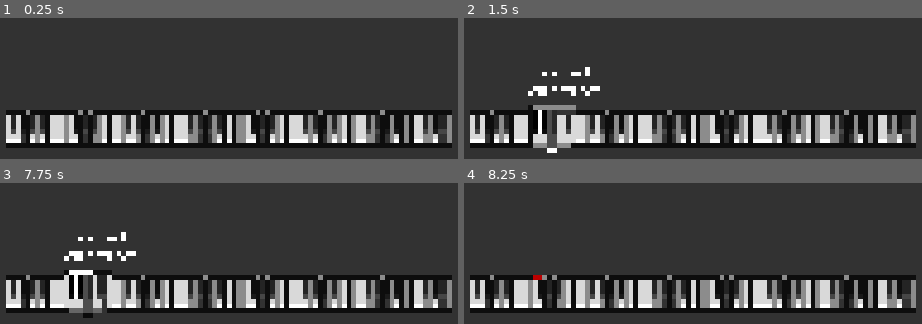
Above: before the commit, frames 1-4 (two rows, left to right).
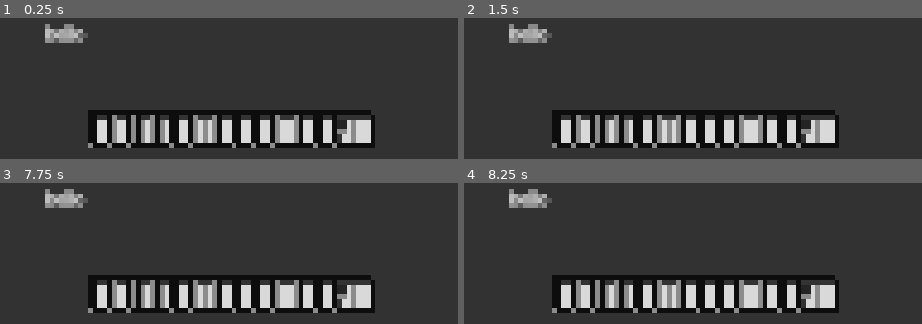
Above: after the commit, the same moments.

Repository: TobyD02/piano-roguelike
Game: Godot game, scene res://Scenes/TestLevels/test_level.tscn
Same seed, same stepped clock (60 frames per second), same inputs: the game is played once before the commit and once after it.
Inputs (mouse positions are in pixels of both pictures, inside the frame that each line leads up to):
- Up to frame 1 (0.25 s): no input
- Up to frame 2 (1.5 s): tap Enter at 0.5 s; move the mouse to (876, 63) at 0.52 s; click (876, 63) at 0.6 s; tap Space at 1.25 s; move the mouse to (537, 108) at 1.27 s; click (537, 108) at 1.35 s
- Up to frame 3 (7.75 s): tap Enter at 2, 3.5 s; move the mouse to (outside the picture) at 2.02 s; click (outside the picture) at 2.1 s; tap Space at 2.75, 4.25 s; move the mouse to (outside the picture) at 2.77 s; click (outside the picture) at 2.85 s; move the mouse to (outside the picture) at 3.52 s; click (outside the picture) at 3.6 s; move the mouse to (outside the picture) at 4.27 s; click (outside the picture) at 4.35 s; move the mouse to (274, 250) at 5.02 s; click (274, 250) at 5.1 s; move the mouse to (outside the picture) at 5.77 s; click (outside the picture) at 5.85 s; move the mouse to (412, 228) at 6.52 s; click (412, 228) at 6.6 s; move the mouse to (73, 273) at 7.27 s; click (73, 273) at 7.35 s
- Up to frame 4 (8.25 s): move the mouse to (outside the picture) at 8.02 s; click (outside the picture) at 8.1 s

The runs differ from the first frame. In frame 1, 16% of the frame differs, in the area x 1-99%, y 4-93%; in frame 2, 18%; in frame 3, 18%, in the area x 1-99%, y 4-96%; in frame 4, 16%.

Commit message:
refactored some things, added card selection and hand sorting, updated README.md

Diff:
--- a/Scenes/Card/card.gd
+++ b/Scenes/Card/card.gd
@@ -1,8 +1,16 @@
 class_name Card extends Control
+
+const CARD_SELECTED_SIGNAL: String = "card_selected_signal"
+signal card_selected_signal(card: Card)
 
 @export var card_note_controller: CardNoteController
 @export var card_info_panel: CardInfoPanel
 @export var card_selector: Container
+
+var default_scale: Vector2 = Vector2.ONE
+var is_hovered: bool = false
+var is_selected: bool = false
+var default_z_index: int
 
 func _ready():
 	# Example of setting cmaj7 chord
@@ -23,6 +31,10 @@
 	card_selector.connect("mouse_entered", _on_mouse_entered)
 	card_selector.connect("mouse_exited", _on_mouse_exited)
 
+func _process(delta: float) -> void:
+	if is_hovered and Input.is_action_just_pressed("select"):
+		emit_signal(CARD_SELECTED_SIGNAL, self)
+
 func _setup_base_card():
 	var notes = Note.NoteEnum.values()
 	card_note_controller.set_notes_pressed([])
@@ -34,9 +46,10 @@
 
 	 #Select 3 notes (spaced) and then potentially add extensions?
 
-	for i in 4:
-		var pressed_note: Note.NoteEnum = notes[randi_range(0, len(notes) - 1)]
-		set_card_note(pressed_note, true)
+	#for i in 2:
+		#if i == 1 or randi_range(0, 10) > 0.5:
+	var pressed_note: Note.NoteEnum = notes[randi_range(0, len(notes) - 1)]
+	set_card_note(pressed_note, true)
 	#set_card_note(Note.NoteEnum.NOTE_F_SHARP, true)
 	#set_card_note(Note.NoteEnum.NOTE_G, true)
 	#set_card_note(Note.NoteEnum.NOTE_A, true)
@@ -47,22 +60,11 @@
 	var col = Note.NoteColorEnum.GRAY if not _is_pressed else Note.NoteColorEnum.WHITE
 	card_note_controller.set_note(_note, col, _is_pressed)
 
-var default_scale: Vector2 = Vector2.ONE
-var is_hovered: bool = false
-var default_z_index: int
 
 func set_hovered(_hovered: bool):
 	is_hovered = _hovered
-	card_note_controller.set_card_hovered(_hovered)
-
-	if is_hovered:
-		z_index = 100
-		var tween = get_tree().create_tween()
-		tween.tween_property(card_note_controller, "scale", default_scale * 1.25, 0.25)
-	else:
-		var tween = get_tree().create_tween()
-		tween.tween_property(card_note_controller, "scale", default_scale, 0.25)
-		z_index = default_z_index
+	if not is_selected:
+		_do_standout(is_hovered)
 
 
 func _on_mouse_entered():
@@ -72,3 +74,21 @@
 func _on_mouse_exited():
 	card_info_panel.make_visible(false)
 	set_hovered(false)
+
+func _do_standout(_should_standout: bool):
+	card_note_controller.set_card_standout(_should_standout)
+	if _should_standout:
+		z_index = 100
+		var tween = get_tree().create_tween()
+		tween.tween_property(card_note_controller, "scale", default_scale * 1.25, 0.25)
+	else:
+		var tween = get_tree().create_tween()
+		tween.tween_property(card_note_controller, "scale", default_scale, 0.25)
+		z_index = default_z_index
+
+func set_default_z_index(_z_index: int):
+	z_index = _z_index
+	default_z_index = z_index
+
+#func set_selected(_selected: bool):
+	#is_selected = _selected
--- a/Scenes/Card/card_info_panel.gd
+++ b/Scenes/Card/card_info_panel.gd
@@ -27,7 +27,7 @@
 	var notes_strings: Array[String] = []
 	for note in card_note_controller.notes_pressed:
 		if card_note_controller.notes_pressed[note]:
-			notes_strings.append(Note.note_enum_to_string[note])
+			notes_strings.append(HarmonicAnalysis.get_note_name(note))
 
 	notes_label.text = " ".join(notes_strings)
 
--- a/Scenes/Card/card_note_controller.gd
+++ b/Scenes/Card/card_note_controller.gd
@@ -112,9 +112,9 @@
 
 	update_card_background()
 
-func set_card_hovered(_card_hovered: bool):
+func set_card_standout(_card_standout: bool):
 	for note in notes_to_nodes:
-		notes_to_nodes[note].set_card_hovered(_card_hovered)
+		notes_to_nodes[note].set_card_standout(_card_standout)
 
 
 func update_card_background():
--- a/Scenes/Globals/HarmonicAnalysis.gd
+++ b/Scenes/Globals/HarmonicAnalysis.gd
@@ -88,7 +88,7 @@
 		if extra_notes.has(11):
 			if _name.find("Maj") == -1:
 				_name += "Maj"
-		elif (extra_notes.has(10)) or (has_nine or has_eleven or has_thirteen):
+		elif (extra_notes.has(10)):
 			if _name.find("Maj") != -1:
 				_name = _name.replace("Maj", "")
 
@@ -101,7 +101,7 @@
 
 		if has_thirteen:
 			if not has_eleven:
-				if not has_seven and not is_sus_chord: # If no seventh, then it is a 6 chord
+				if not has_seven and not is_sus_chord and extra_notes.has(9): # If no seventh, then it is a 6 chord
 					alterations += 1
 					_name += "6"
 				else:
@@ -142,10 +142,10 @@
 					if extra_notes.has(1):
 						alterations += 1
 						_name += "Add(b9)"
-					elif extra_notes.has(2):
+					if extra_notes.has(2):
 						alterations += 1
 						_name += "Add9"
-					else:
+					if extra_notes.has(3):
 						alterations += 1
 						_name += "Add(#9)"
 			else:
@@ -162,7 +162,8 @@
 class Chord:
 	# These are in order of priority - i.e. before Maj is moved on from, each inversion is checked
 	var chord_lookup: Array = [
-		# Triads
+		ChordPattern.new(" Note ", [0], false),
+		ChordPattern.new("5", [0, 7], false),
 		ChordPattern.new("Maj", [0, 4, 7], false),
 		ChordPattern.new("Min", [0, 3, 7], false),
 		ChordPattern.new("Dim", [0, 3, 6], false),
@@ -211,11 +212,14 @@
 			intervals.sort()
 			for pattern in chord_lookup:
 				var score = pattern.score(intervals)
-				print(str(score) + " | " +  pattern.get_name(Note.note_enum_to_string[root]))
 				if score > best_score:
-					chosen = pattern.get_name(Note.note_enum_to_string[root])
+					chosen = pattern.get_name(
+						HarmonicAnalysis.get_note_name(
+							root, HarmonicAnalysis.get_scale_accidental_type(root)
+						)
+					)
 					best_score = score
-					print("New Best: " + chosen + " | SCORE: " + str(score))
+					#print("New Best: " + chosen + " | SCORE: " + str(score))
 
 		return chosen
 
@@ -250,3 +254,46 @@
 
 	func get_names():
 		return names_lookup[semitones]
+
+enum AccidentalType {
+	SHARP,
+	FLAT,
+	NONE,
+}
+
+## Accidental Type can be null, or HarmonicAnalysis.ACCIDENTAL_TYPE
+func get_note_name(note: Note.NoteEnum, accidental_type = null):
+	const note_enum_to_string: Dictionary = {
+		Note.NoteEnum.NOTE_C: {AccidentalType.SHARP: "c", AccidentalType.FLAT: "c"},
+		Note.NoteEnum.NOTE_C_SHARP: {AccidentalType.SHARP: "c#", AccidentalType.FLAT: "d♭"},
+		Note.NoteEnum.NOTE_D: {AccidentalType.SHARP: "d", AccidentalType.FLAT: "d"},
+		Note.NoteEnum.NOTE_D_SHARP: {AccidentalType.SHARP: "d#", AccidentalType.FLAT: "e♭"},
+		Note.NoteEnum.NOTE_E: {AccidentalType.SHARP: "e", AccidentalType.FLAT: "e"},
+		Note.NoteEnum.NOTE_F: {AccidentalType.SHARP: "f", AccidentalType.FLAT: "f"},
+		Note.NoteEnum.NOTE_F_SHARP: {AccidentalType.SHARP: "f#", AccidentalType.FLAT: "g♭"},
+		Note.NoteEnum.NOTE_G: {AccidentalType.SHARP: "g", AccidentalType.FLAT: "g"},
+		Note.NoteEnum.NOTE_G_SHARP: {AccidentalType.SHARP: "g#", AccidentalType.FLAT: "a♭"},
+		Note.NoteEnum.NOTE_A: {AccidentalType.SHARP: "a", AccidentalType.FLAT: "a"},
+		Note.NoteEnum.NOTE_A_SHARP: {AccidentalType.SHARP: "a#", AccidentalType.FLAT: "b♭"},
+		Note.NoteEnum.NOTE_B: {AccidentalType.SHARP: "b", AccidentalType.FLAT: "b"},
+	}
+
+	return note_enum_to_string[note][circle_of_fifths[note]]
+
+func get_scale_accidental_type(scale_root: Note.NoteEnum):
+	return circle_of_fifths[scale_root]
+
+const circle_of_fifths: Dictionary = {
+	Note.NoteEnum.NOTE_C: AccidentalType.FLAT,
+	Note.NoteEnum.NOTE_C_SHARP: AccidentalType.SHARP,
+	Note.NoteEnum.NOTE_D: AccidentalType.SHARP,
+	Note.NoteEnum.NOTE_D_SHARP: AccidentalType.FLAT,
+	Note.NoteEnum.NOTE_E: AccidentalType.SHARP,
+	Note.NoteEnum.NOTE_F: AccidentalType.FLAT,
+	Note.NoteEnum.NOTE_F_SHARP: AccidentalType.SHARP,
+	Note.NoteEnum.NOTE_G: AccidentalType.SHARP,
+	Note.NoteEnum.NOTE_G_SHARP: AccidentalType.FLAT,
+	Note.NoteEnum.NOTE_A: AccidentalType.SHARP,
+	Note.NoteEnum.NOTE_A_SHARP: AccidentalType.FLAT,
+	Note.NoteEnum.NOTE_B: AccidentalType.SHARP,
+}
--- a/Scenes/HandManager/hand_manager.gd
+++ b/Scenes/HandManager/hand_manager.gd
@@ -2,12 +2,20 @@
 
 @onready var card_scene = preload("res://Scenes/Card/card.tscn")
 
-var selected_card: Card = null
+var selected_cards_rect: Rect2
+var hand_rect: Rect2
+
+var selected_cards: Array[Card] = [] # selected_cards[Position] = Card
 var hovered_card: Card = null
+
+@export var hand_score_label: Label
+
+var max_cards_selected: int = 15
 
 var hand: Array[Card] = []
 
 const CARD_WIDTH = 40
+const CARD_HEIGHT = 35
 const HAND_SIZE = 40
 const HAND_WIDTH = CARD_WIDTH * 10
 
@@ -50,7 +58,27 @@
 ]
 
 func _ready():
+
+	var width = (get_window().size.x / 2 - CARD_WIDTH * 2) * 0.75
+	var left_side = -(width / 2)
+	var bottom = get_window().size.y / 4 - CARD_HEIGHT
+
+	selected_cards_rect = Rect2(
+		left_side, # x pos
+		bottom - (CARD_HEIGHT * 3), # y pos
+		width, # width
+		CARD_HEIGHT # height
+	)
+
+	hand_rect = Rect2(
+		left_side, # x pos
+		bottom - CARD_HEIGHT, # y pos
+		width, # width
+		CARD_HEIGHT # height
+	)
+
 	_generate_hand()
+
 
 func _generate_chord(card: Card, idx: int = -1):
 
@@ -61,6 +89,7 @@
 	for note in chord:
 		card.set_card_note(note, true)
 
+
 func _generate_hand():
 	var start_x = -HAND_WIDTH/2
 	var start_y = 40
@@ -70,5 +99,51 @@
 		var card = card_scene.instantiate()
 		add_child(card)
 
+		card.connect(Card.CARD_SELECTED_SIGNAL, _on_card_selected)
+		hand.append(card)
+
+		_sort_hand()
+		#_generate_chord(card, idx)
+
+func _on_card_selected(card: Card):
+	if (hand.find(card) != -1) and (selected_cards.size() < max_cards_selected):
+		hand.remove_at(hand.find(card))
+		selected_cards.append(card)
+		#card.global_position = selected_cards_rect.position + Vector2(40 * selected_cards.size(), 0)
+	elif (selected_cards.find(card) != -1):
+		selected_cards.remove_at(selected_cards.find(card))
+		hand.append(card)
+
+
+	var selected_cards_notes: Dictionary[Note.NoteEnum, bool] = {}
+	if selected_cards.size() != 0:
+		for selected in selected_cards:
+			for note in selected.card_note_controller.notes_pressed:
+				if selected.card_note_controller.notes_pressed[note]:
+					selected_cards_notes[note] = true
+
+	print(selected_cards_notes)
+	hand_score_label.text = HarmonicAnalysis.Chord.from_notes_pressed(selected_cards_notes).get_common_name()
+
+	_sort_selected()
+	_sort_hand()
+
+func _sort_hand():
+	var start_x = hand_rect.position.x
+	var start_y = hand_rect.position.y
+	var x_off = hand_rect.size.x / hand.size()
+
+	_sort_cards_in_array(hand, start_x, start_y, x_off)
+
+func _sort_selected():
+	var start_x = selected_cards_rect.position.x
+	var start_y = selected_cards_rect.position.y
+	var x_off = selected_cards_rect.size.x / selected_cards.size()
+
+	_sort_cards_in_array(selected_cards, start_x, start_y, x_off)
+
+func _sort_cards_in_array(card_array: Array[Card], start_x: int, start_y: int, x_off: float):
+	for idx in card_array.size():
+		var card = card_array[idx]
 		card.global_position = Vector2(start_x + idx * x_off, start_y)
-		#_generate_chord(card, idx)
+		card.set_default_z_index(idx)
--- a/Scenes/HandManager/hand_manager.tscn
+++ b/Scenes/HandManager/hand_manager.tscn
@@ -2,5 +2,13 @@
 
 [ext_resource type="Script" uid="uid://bqi6c0a5ta6xy" path="res://Scenes/HandManager/hand_manager.gd" id="1_s7b4y"]
 
-[node name="HandManager" type="Node2D" unique_id=1948066415]
+[node name="HandManager" type="Node2D" unique_id=1948066415 node_paths=PackedStringArray("hand_score_label")]
 script = ExtResource("1_s7b4y")
+hand_score_label = NodePath("HandScoreLabel")
+
+[node name="HandScoreLabel" type="Label" parent="." unique_id=1288851567]
+offset_left = -24.0
+offset_top = -131.0
+offset_right = 16.0
+offset_bottom = -108.0
+text = "hello"
--- a/Scenes/Note/note.gd
+++ b/Scenes/Note/note.gd
@@ -1,7 +1,7 @@
 @tool
 class_name Note extends Node2D
 
-var pressed_hover_shader: ShaderMaterial
+var pressed_standout_shader: ShaderMaterial
 
 var note: NoteEnum
 var note_color: NoteColorEnum
@@ -50,21 +50,6 @@
 	NoteColorEnum.YELLOW: 6,
 }
 
-const note_enum_to_string: Dictionary = {
-	NoteEnum.NOTE_C: "c",
-	NoteEnum.NOTE_C_SHARP: "c#",
-	NoteEnum.NOTE_D: "d",
-	NoteEnum.NOTE_D_SHARP: "d#",
-	NoteEnum.NOTE_E: "e",
-	NoteEnum.NOTE_F: "f",
-	NoteEnum.NOTE_F_SHARP: "f#",
-	NoteEnum.NOTE_G: "g",
-	NoteEnum.NOTE_G_SHARP: "g#",
-	NoteEnum.NOTE_A: "a",
-	NoteEnum.NOTE_A_SHARP: "a#",
-	NoteEnum.NOTE_B: "b",
-}
-
 enum NoteEnum {
 	NOTE_C,
 	NOTE_C_SHARP,
@@ -94,8 +79,8 @@
 	current_animation_offset = note_animation_x_offset_map[NoteEnum.NOTE_C]
 	default_z_index = z_index
 
-	pressed_hover_shader = ShaderMaterial.new()
-	pressed_hover_shader.shader = load("res://Scenes/Note/note_outline_shader.gdshader")
+	pressed_standout_shader = ShaderMaterial.new()
+	pressed_standout_shader.shader = load("res://Scenes/Note/note_outline_shader.gdshader")
 
 	sprite.material = null
 
@@ -148,11 +133,11 @@
 
 var default_scale = Vector2.ONE
 var default_z_index: int
-func set_card_hovered(_card_hovered: bool):
-	if is_pressed and _card_hovered:
+func set_card_standout(_card_standout: bool):
+	if is_pressed and _card_standout:
 		scale = default_scale * 1.2
 		z_index = default_z_index + 1
-		sprite.material = pressed_hover_shader
+		sprite.material = pressed_standout_shader
 	else:
 		scale = default_scale
 		z_index = default_z_index
--- a/project.godot
+++ b/project.godot
@@ -33,6 +33,14 @@
 
 theme/default_font_multichannel_signed_distance_field=true
 
+[input]
+
+select={
+"deadzone": 0.2,
+"events": [Object(InputEventMouseButton,"resource_local_to_scene":false,"resource_name":"","device":-1,"window_id":0,"alt_pressed":false,"shift_pressed":false,"ctrl_pressed":false,"meta_pressed":false,"button_mask":0,"position":Vector2(0, 0),"global_position":Vector2(0, 0),"factor":1.0,"button_index":1,"canceled":false,"pressed":false,"double_click":false,"script":null)
+]
+}
+
 [physics]
 
 3d/physics_engine="Jolt Physics"
Not shown, changed: README.md
